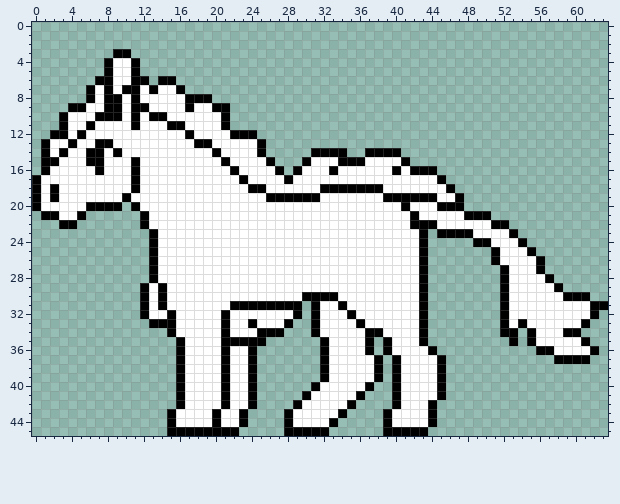
Pixel-art sprite: game/charactersprites/standleft.png. That is the earlier state.
Rulers count pixels.
After the commit:
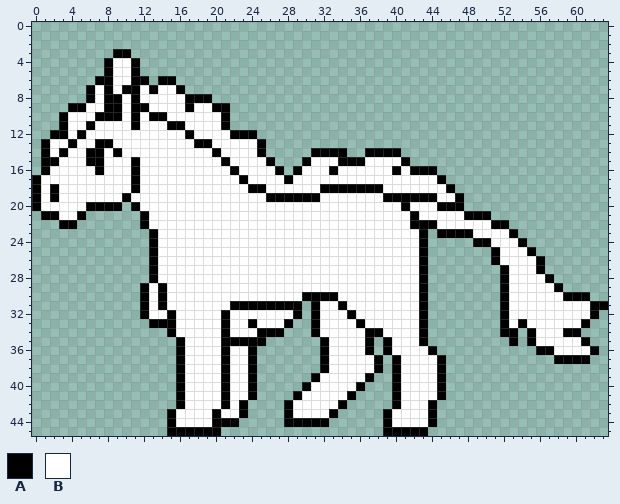
Palette (. is transparent): A #000000  B #ffffff
Edits made:
file 128x92 -> 256x184 pixels (blocks of 2x2 -> 4x4; one block is one cell here)
y 39: x 31..32 .A -> AB; x 37..38 BA -> A.
y 40: x 30..31 .A -> AB; x 36..37 BA -> A.
y 41: x 29..30 .A -> AB; x 35..36 BA -> A.
y 42: x 23..24 BA -> A.; x 28..29 .A -> AB; x 34..35 BA -> A.
y 43: x 33..34 BA -> A.
y 44: x 21..23 BBA -> AA.; x 29..33 BBBBA -> AAAA.
y 45: x 21..22 AA -> ..; x 28..32 AAAAA -> .....
Boxes around the changes in both pictures, in picture pixels (x1, y1, x2, y2):
changed: (221, 373, 383, 436)
